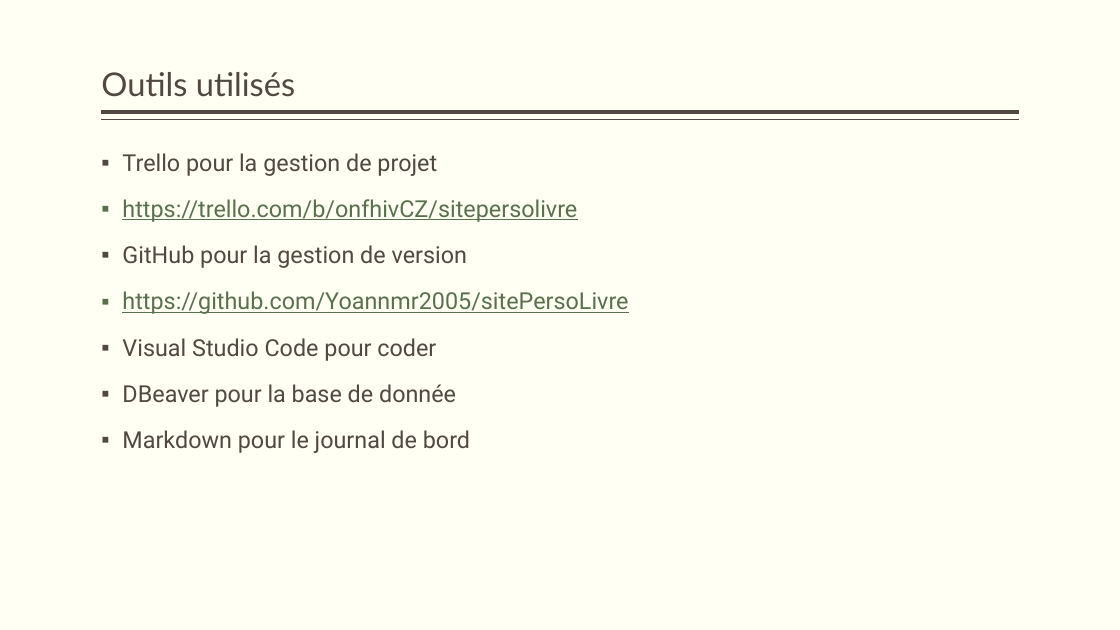
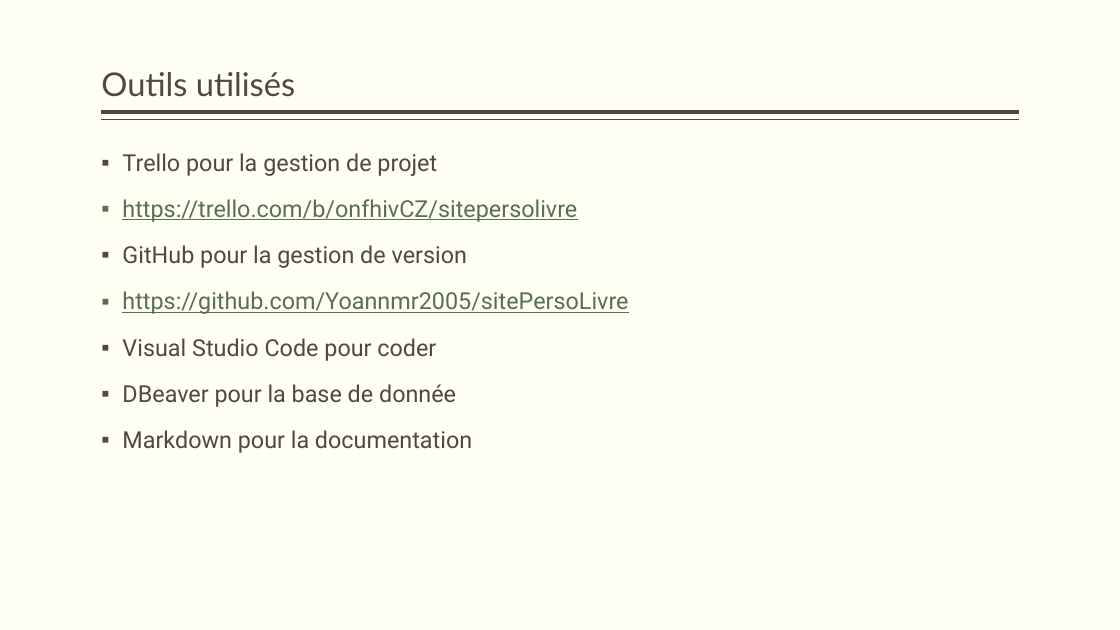
Before and after one commit to Yoannmr2005/sitePersoLivre, a slide deck: slide 5 of document/presentationSitePerso.pptx. Drawn at 1120x630 pixels with LibreOffice and Linux fonts; fonts in the diff are those of the drawing. Boxes give left, top, right and bottom in pixels: in the first picture for what was removed or moved away, otherwise in the second. Text is boxed around its words. In the diff, an @@ line names an element or a change of style, - is before the commit and + after.

Commit message:
mise à jour du journal de bord et modification PowerPoint

```diff
--- a/document/presentationSitePerso.pptx
+++ b/document/presentationSitePerso.pptx
@@ text at <box>122,430,472,453</box>: text changed @@
-▪ Markdown pour le journal de bord
+▪ Markdown pour la documentation
```
Also in this commit, not shown: 2 other slides changed, 1 slide added, 1 other file.
